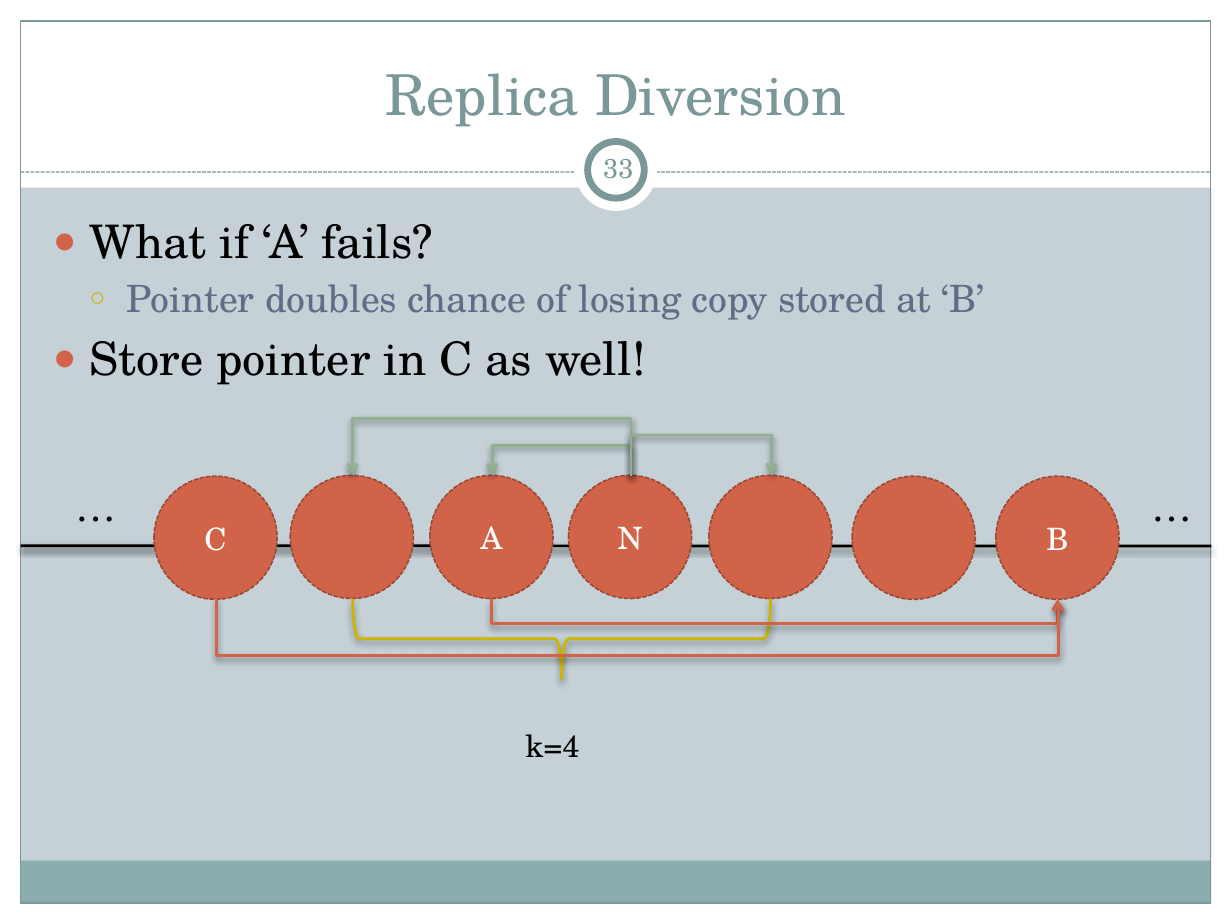
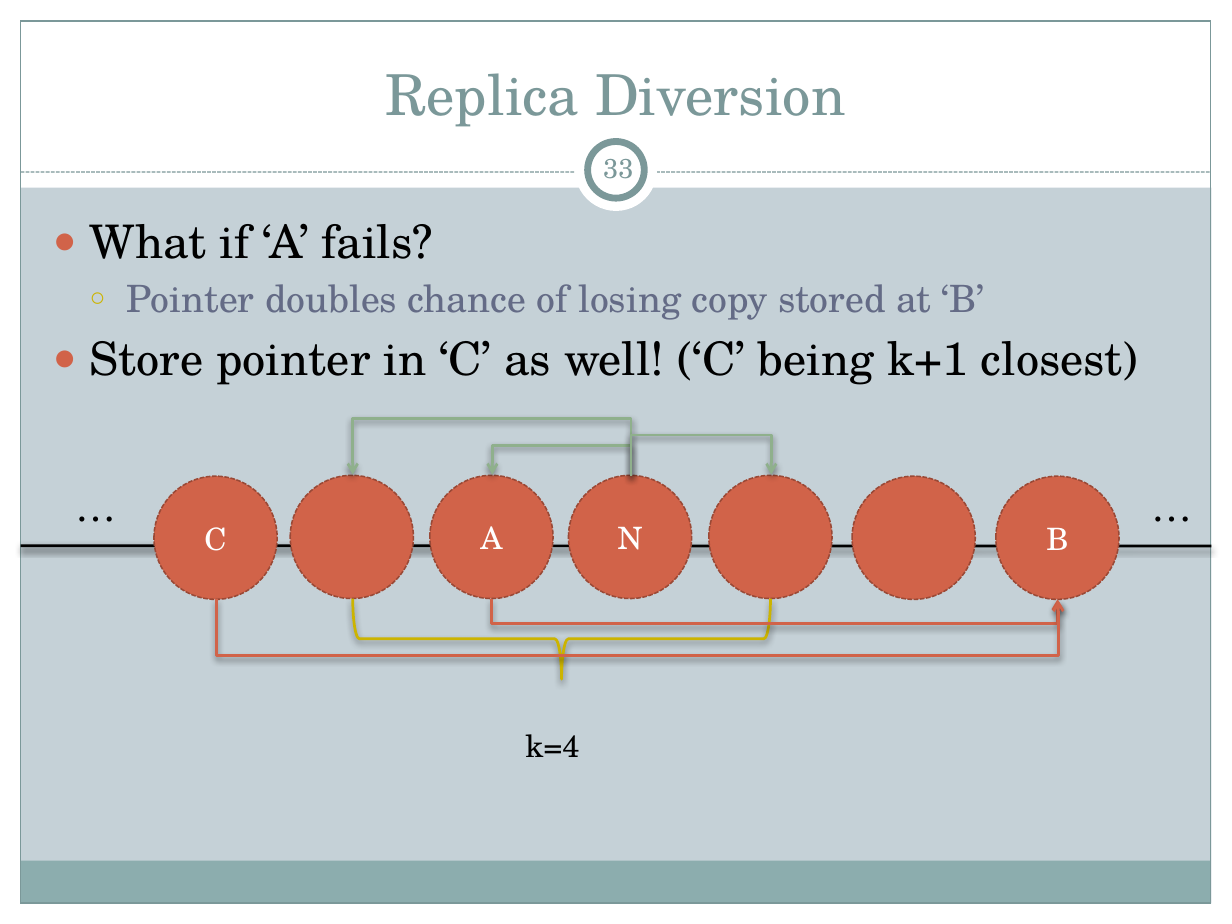
Before and after one commit to cs525-koala/documents, a slide deck: slide 33 of p2p/P2P Apps.pptx. Drawn at 1232x924 pixels with LibreOffice and Linux fonts; fonts in the diff are those of the drawing. Boxes give left, top, right and bottom in pixels: in the first picture for what was removed or moved away, otherwise in the second. Text is boxed around its words. In the diff, an @@ line names an element or a change of style, - is before the commit and + after.

Commit message:
presentation: replica management...

```diff
--- a/p2p/P2P Apps.pptx
+++ b/p2p/P2P Apps.pptx
@@ text at (90, 340, 1138, 385): text changed @@
-● Store pointer in C as well!
+● Store pointer in ‘C’ as well! (‘C’ being k+1 closest)
```
Also in this commit, not shown: 1 other slide changed, 2 slides added.
